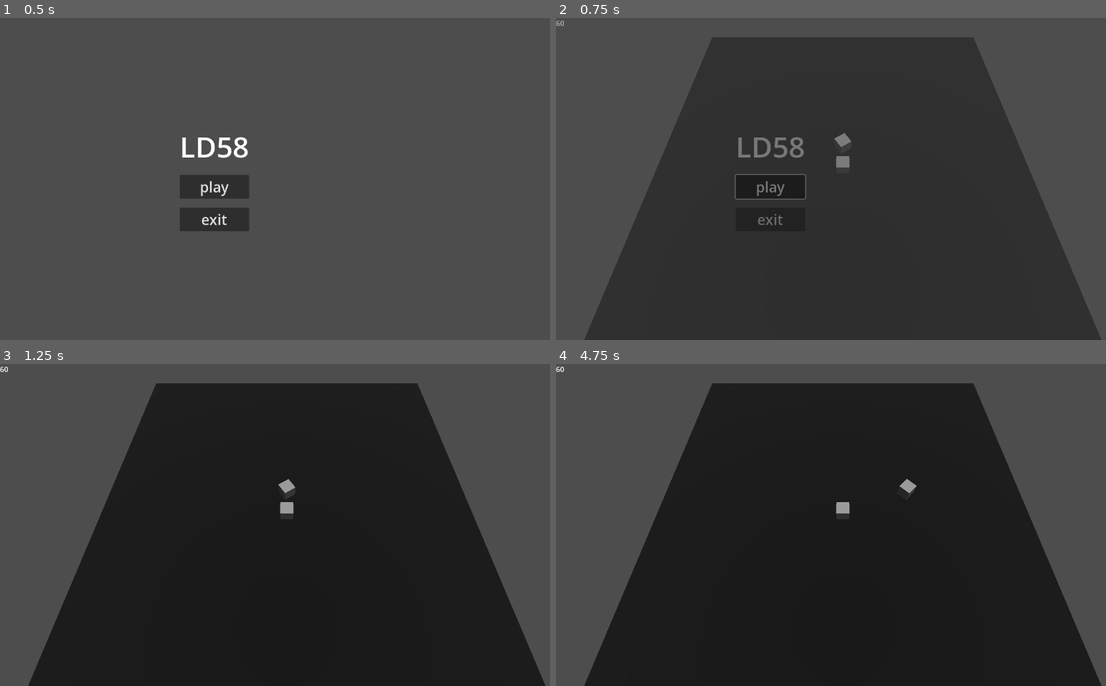
Above: before the commit, frames 1-4 (two rows, left to right).
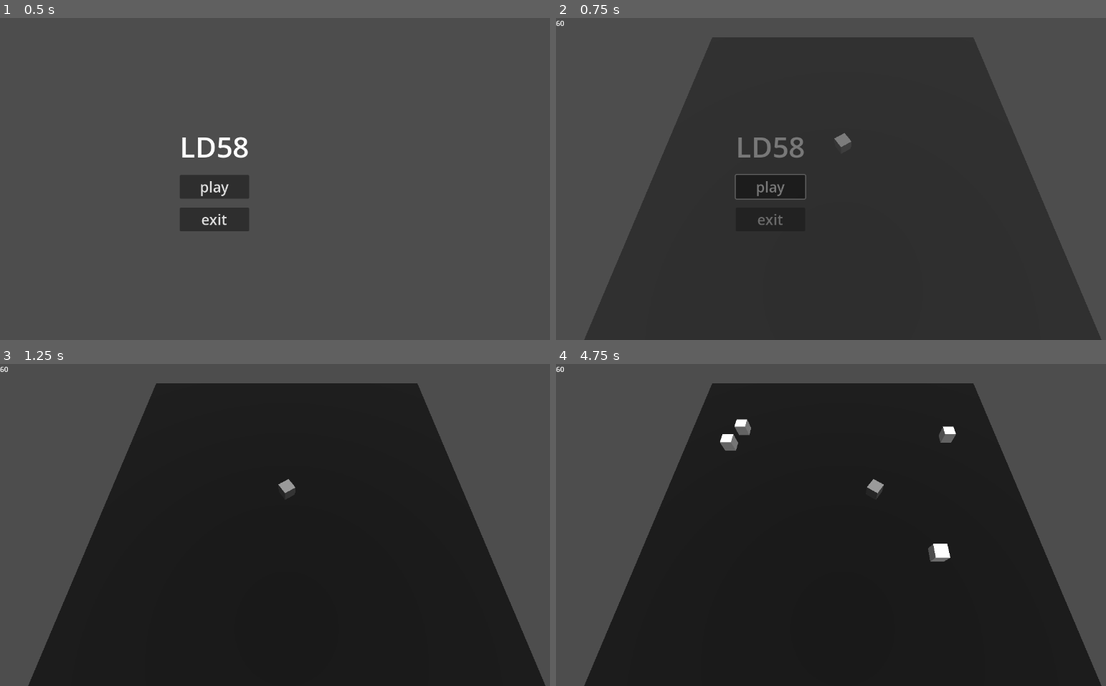
Above: after the commit, the same moments.

Repository: feored/LD58
Game: Godot game, scene res://scenes/main_menu/main_menu.tscn
Same seed, same stepped clock (60 frames per second), same inputs: the game is played once before the commit and once after it. Sound files missing from this copy of the repository are replaced by a short silence.
Inputs (mouse positions are in pixels of both pictures, inside the frame that each line leads up to):
- Up to frame 1 (0.5 s): no input
- Up to frame 2 (0.75 s): click "play" at 0.5 s
- Up to frame 3 (1.25 s): no input
- Up to frame 4 (4.75 s): tap Enter at 1.25 s; move the mouse to (968, 508) at 1.27 s; hold D (right) 1.28-2.03 s; move the mouse to (726, 541) at 2.02 s; hold S (down) 2.03-2.78 s; move the mouse to (902, 454) at 2.77 s; hold D (right) 2.78-3.53 s; move the mouse to (814, 589) at 3.52 s; hold W (up) 3.53-4.28 s; move the mouse to (1012, 573) at 4.27 s; hold A (left) from 4.28 s (still down)

Frame 1 is identical in both runs. In frame 2, 0.1% of the frame differs, in the area x 0-54%, y 0-47%; in frame 3, less than 0.1%; in frame 4, 0.8%, in the area x 29-73%, y 17-62%.
Error after the commit: Parse Error: Identifier "get_enemies" not declared in the current scope. (res://scenes/battle/enemy/enemy.gd:24)

Commit message:
spawn enemies

Diff:
--- a/globals/autoloads/constants.gd
+++ b/globals/autoloads/constants.gd
@@ -1 +1,4 @@
 extends Node
+
+const ARENA_SIZE_X = 30
+const ARENA_SIZE_Y = 30
--- a/scenes/battle/battle.gd
+++ b/scenes/battle/battle.gd
@@ -1,3 +1,28 @@
 extends Node3D
+var enemy_scene = preload("res://scenes/battle/enemy/enemy.tscn")
+var enemies: Array = []
+@onready var UI
 
 var time_elapsed: float = 0.0
+@onready var player_character = %Character
+
+func manage_spawn() -> void:
+    if time_elapsed > 1.0:
+        spawn_enemy()
+        time_elapsed = 0.0
+
+func spawn_enemy() -> void:
+    var enemy_instance = enemy_scene.instantiate()
+    enemy_instance.position = Vector3(
+        randf() * Constants.ARENA_SIZE_X - Constants.ARENA_SIZE_X / 2,
+        0.5,
+        randf() * Constants.ARENA_SIZE_Y - Constants.ARENA_SIZE_Y / 2
+    )
+    add_child(enemy_instance)
+    enemy_instance.player_character = player_character
+    enemy_instance.get_enemies = func(): return self.enemies
+    enemies.push_back(enemy_instance)
+
+func _process(delta: float) -> void:
+    time_elapsed += delta
+    manage_spawn()
--- a/scenes/battle/battle.tscn
+++ b/scenes/battle/battle.tscn
@@ -1,8 +1,7 @@
-[gd_scene load_steps=8 format=3 uid="uid://bah67ey81q3j"]
+[gd_scene load_steps=7 format=3 uid="uid://bah67ey81q3j"]
 
 [ext_resource type="Script" uid="uid://d3rj5ma2lphnf" path="res://scenes/battle/battle.gd" id="1_0yh6x"]
 [ext_resource type="PackedScene" uid="uid://dgsdmqqw8epq0" path="res://scenes/battle/character/character.tscn" id="1_ffvsa"]
-[ext_resource type="PackedScene" uid="uid://brujc4w7d4n8o" path="res://scenes/battle/enemy/enemy.tscn" id="2_xd4uy"]
 [ext_resource type="Script" uid="uid://bvfx32xj7ds6y" path="res://scenes/battle/UI/battle_ui.gd" id="3_xd4uy"]
 
 [sub_resource type="StandardMaterial3D" id="StandardMaterial3D_r1e00"]
@@ -30,15 +29,14 @@
 transform = Transform3D(0.99999994, 0, 0, 0, 0.4226182, 0.90630776, 0, -0.90630776, 0.4226182, 0, 15, 10)
 
 [node name="Character" parent="." instance=ExtResource("1_ffvsa")]
+unique_name_in_owner = true
 transform = Transform3D(1, 0, 0, 0, 1, 0, 0, 0, 1, 0, 0.5, 0)
-
-[node name="Enemy" parent="." instance=ExtResource("2_xd4uy")]
-transform = Transform3D(1, 0, 0, 0, 1, 0, 0, 0, 1, 0, 0.5, 2)
+movement_speed = 2.5
 
 [node name="UI" type="CanvasLayer" parent="."]
 script = ExtResource("3_xd4uy")
 
-[node name="Label" type="Label" parent="."]
+[node name="TimerLabel" type="Label" parent="UI"]
 offset_right = 40.0
 offset_bottom = 23.0
 text = "60"
--- a/scenes/battle/character.gd
+++ b/scenes/battle/character/character.gd
@@ -6,8 +6,8 @@
 
 func _physics_process(delta: float) -> void:
     time_elapsed += delta
+    var initial_position = self.global_position
     if Input.is_action_pressed("left"):
-        #self.global_position += (-self.global_transform.basis.x  * delta * movement_speed)
         self.global_position += (Vector3.LEFT * delta * movement_speed)
     elif Input.is_action_pressed("right"):
         self.global_position += (Vector3.RIGHT * delta * movement_speed)
@@ -17,4 +17,6 @@
         self.global_position += (Vector3.BACK  * delta * movement_speed)
     var mouse_pos = Utils.get_mouse_pos(get_viewport().get_camera_3d())
     # Log.info("Mouse pos: %s" % str(mouse_pos))
+    # Log.info("Character pos: %s" % str(self.global_position))
+    # Log.info("Movement : %s" % str(self.global_position - initial_position))
     self.look_at(Vector3(mouse_pos.x, self.global_position.y, mouse_pos.z))
--- a/scenes/battle/character/character.tscn
+++ b/scenes/battle/character/character.tscn
@@ -1,6 +1,6 @@
 [gd_scene load_steps=4 format=3 uid="uid://dgsdmqqw8epq0"]
 
-[ext_resource type="Script" uid="uid://juy52bicdgcc" path="res://scenes/battle/character.gd" id="1_efktm"]
+[ext_resource type="Script" uid="uid://juy52bicdgcc" path="res://scenes/battle/character/character.gd" id="1_efktm"]
 
 [sub_resource type="BoxMesh" id="BoxMesh_7gynk"]
 
--- a/scenes/battle/enemy/enemy.gd
+++ b/scenes/battle/enemy/enemy.gd
@@ -1 +1,54 @@
 extends Node3D
+
+const HIT_TIME = 0.15
+const ENEMY_BUNCHUP_RANGE = 5.0
+const SEPARATE_STRENGTH = 5.0
+
+var player_character: Node3D = null
+var speed: float = Utils.rng.randf_range(0.75, 1.25)
+var is_hit: bool = false
+
+
+func _physics_process(delta: float) -> void:
+	if not player_character:
+		return
+	if is_hit:
+		self.global_position += (transform.basis.z * delta * speed * 5)
+		return
+	look_at(player_character.global_position)
+	if player_character.global_position.distance_to(self.global_position) > 0.5:
+		self.global_position += (-transform.basis.z * delta * speed)
+
+
+func separate() -> Vector3:
+	var enemies = get_enemies.call()
+	var too_close: Vector3 = Vector3.ZERO
+	var too_close_count = 0
+	for enemy in enemies:
+		if enemy == self:
+			continue
+		var distance = enemy.global_position.distance_to(self.global_position)
+		if distance < ENEMY_BUNCHUP_RANGE:
+			too_close += (self.global_position - enemy.global_position).normalized()
+			too_close_count += 1
+	var center_of_gravity = Vector3.ZERO
+	if too_close_count > 0:
+		center_of_gravity = too_close / too_close_count
+	return center_of_gravity
+
+
+func _on_area_3d_area_entered(area: Area3D) -> void:
+	if area.get_parent() == player_character:
+		self.hit_red_tween()
+		self.is_hit = true
+
+
+func hit_recover() -> void:
+	self.is_hit = false
+	$Mesh.get_active_material(0).albedo_color = Color.WHITE
+
+
+func hit_red_tween() -> void:
+	var tween = create_tween()
+	tween.tween_property($Mesh.get_active_material(0), "albedo_color", Color.RED, HIT_TIME)
+	tween.tween_callback(hit_recover)
--- a/scenes/battle/enemy/enemy.tscn
+++ b/scenes/battle/enemy/enemy.tscn
@@ -1,8 +1,13 @@
-[gd_scene load_steps=4 format=3 uid="uid://brujc4w7d4n8o"]
+[gd_scene load_steps=5 format=3 uid="uid://brujc4w7d4n8o"]
 
 [ext_resource type="Script" uid="uid://oip3wdk0ok5o" path="res://scenes/battle/enemy/enemy.gd" id="1_7q2pw"]
 
+[sub_resource type="StandardMaterial3D" id="StandardMaterial3D_7q2pw"]
+resource_local_to_scene = true
+
 [sub_resource type="BoxMesh" id="BoxMesh_7gynk"]
+resource_local_to_scene = true
+material = SubResource("StandardMaterial3D_7q2pw")
 
 [sub_resource type="BoxShape3D" id="BoxShape3D_ffvsa"]
 
@@ -17,3 +22,5 @@
 
 [node name="CollisionShape3D" type="CollisionShape3D" parent="Area3D"]
 shape = SubResource("BoxShape3D_ffvsa")
+
+[connection signal="area_entered" from="Area3D" to="." method="_on_area_3d_area_entered"]
Renamed: scenes/battle/character.gd.uid -> scenes/battle/character/character.gd.uid
